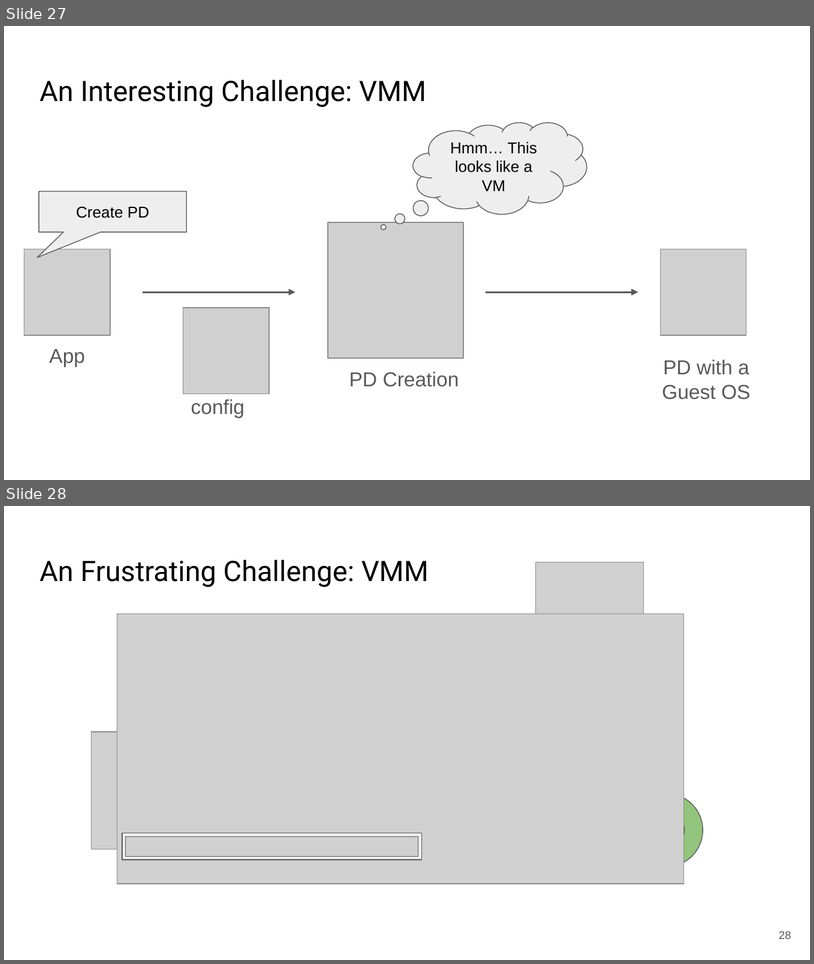
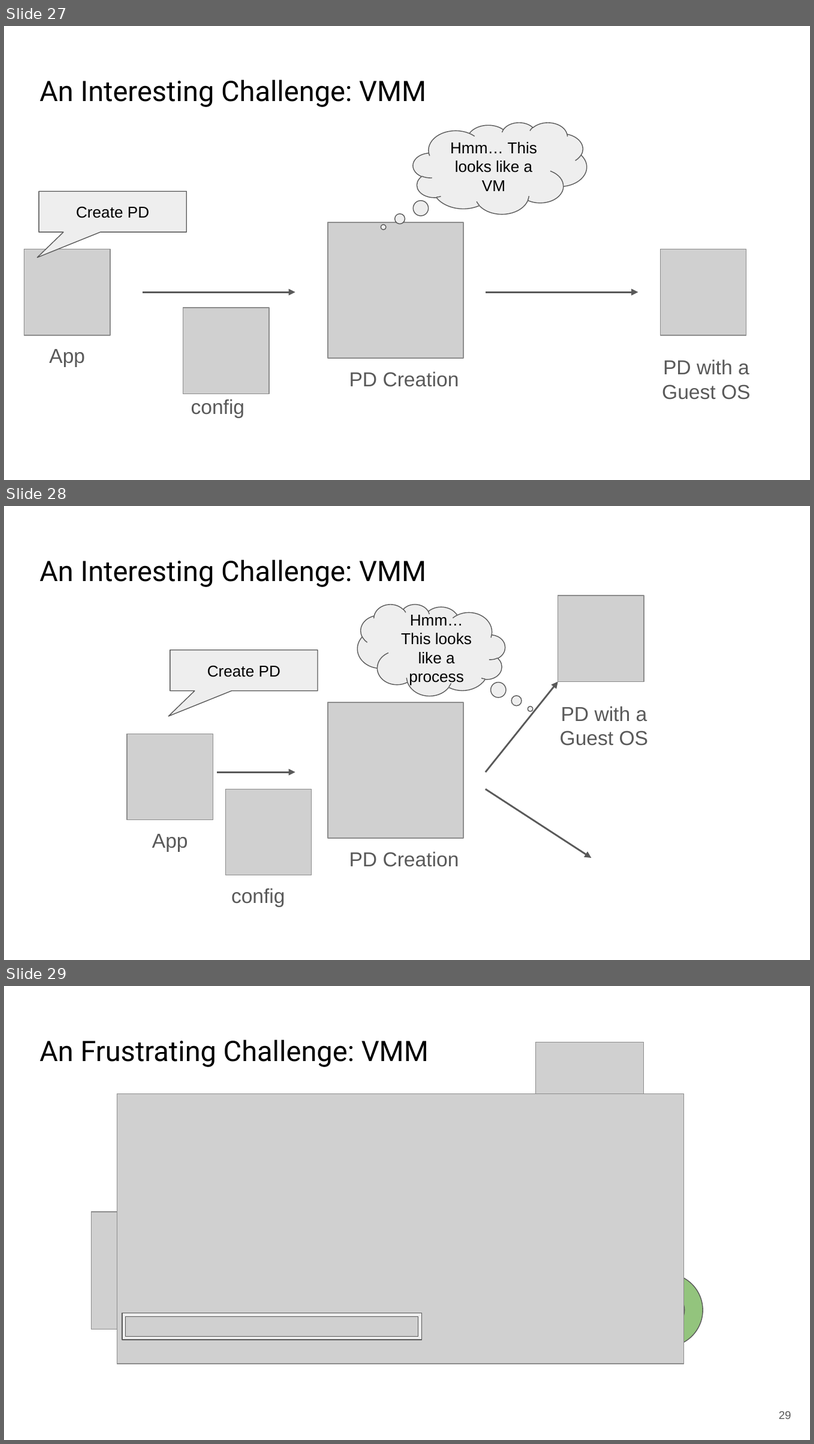
Before and after one commit to sid-agrawal/OSmosis, a slide deck: assets/cellulos_short_presentation.pptx. Shown one above the other, each under a label of ours: slides 27 and 28 before the commit, slides 27, 28 and 29 after it. The pictures are 814x964 and 814x1444 pixels, drawn with LibreOffice and Linux fonts; fonts in the diff are those of the drawing; grey boxes stand for pictures. Boxes give left, top, right and bottom in pixels: in the first picture for what was removed or moved away, otherwise in the second. Text is boxed around its words. In the diff, an @@ line names an element or a change of style, - is before the commit and + after.

```diff
--- a/assets/cellulos_short_presentation.pptx
+++ b/assets/cellulos_short_presentation.pptx
@@ slide 28 added at (4,506,810,960), background #FFFFFF @@
@@ title added at (39,559,426,587), 25.2 pt, text #000000 @@
+An Interesting Challenge: VMM
@@ picture added at (558,595,644,682) @@
@@ thought cloud added at (358,604,506,696), fill #EEEEEE, outline #595959 0.75 pt, 14 pt, text #000000 @@
+Hmm… This looks like a process
@@ rounded speech box added at (170,649,318,691), fill #EEEEEE, outline #595959 0.75 pt, 14 pt, text #000000 @@
+Create PD
@@ arrow added from (485, 772) to (558, 682), #595959 1.5 pt @@
@@ picture added at (328,702,464,837) @@
@@ text added at (560,706,648,745), 18 pt, text #595959 @@
+PD with a Guest OS
@@ picture added at (128,733,213,820) @@
@@ arrow added from (217, 772) to (295, 772), #595959 1.5 pt @@
@@ picture added at (226,789,312,876) @@
@@ arrow added from (485, 789) to (592, 858), #595959 1.5 pt @@
@@ text added at (152,834,188,851), 18 pt, text #595959 @@
+App
@@ text added at (350,851,459,867), 18 pt, text #595959 @@
+PD Creation
@@ text added at (231,888,285,906), 18 pt, text #595959 @@
+config
@@ what was slide 28 is now slide 29 @@
@@ page number at (779,1411,792,1419): text changed @@
-28
+29
```
Also in this commit, not shown: 5 slides changed.
